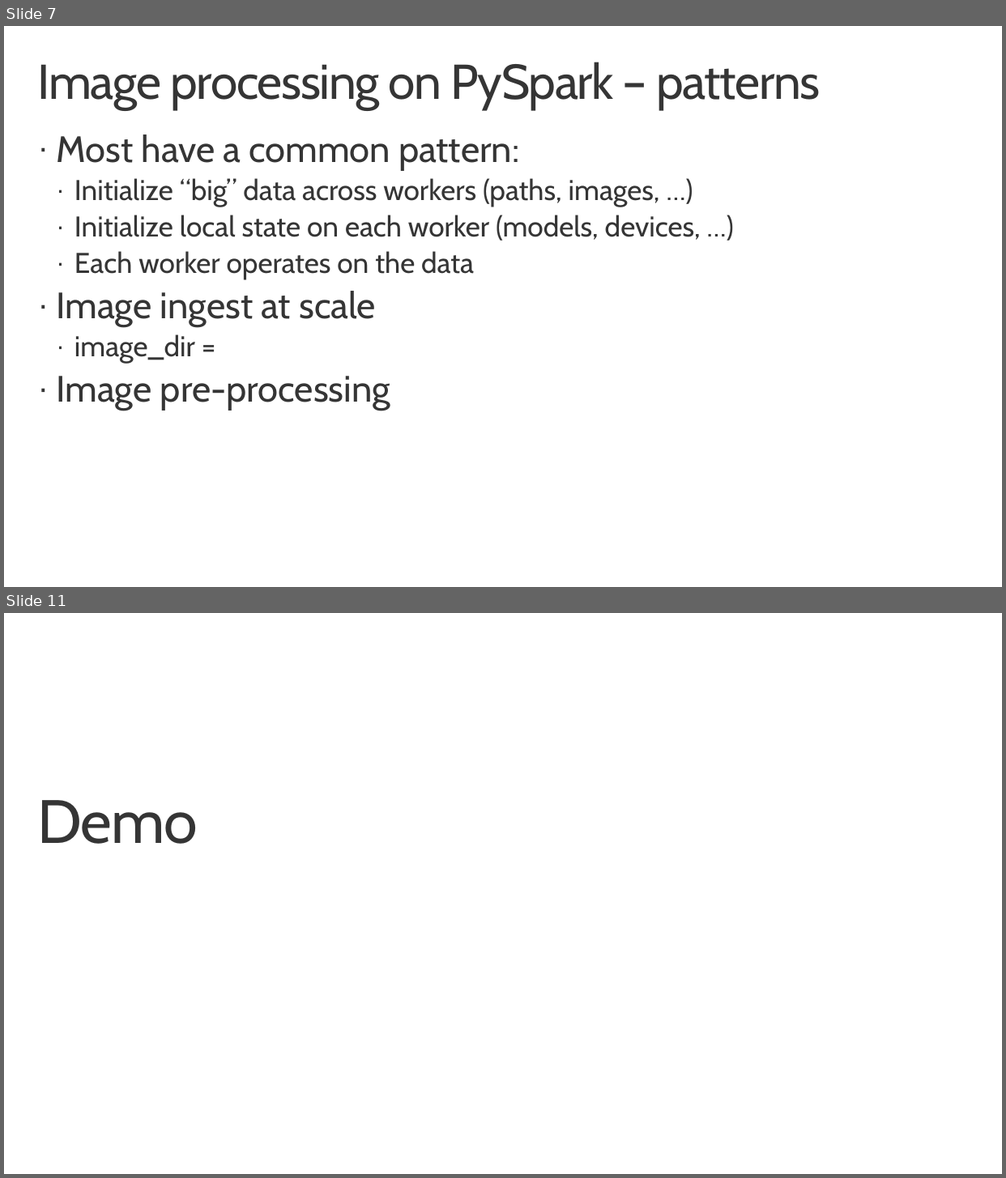
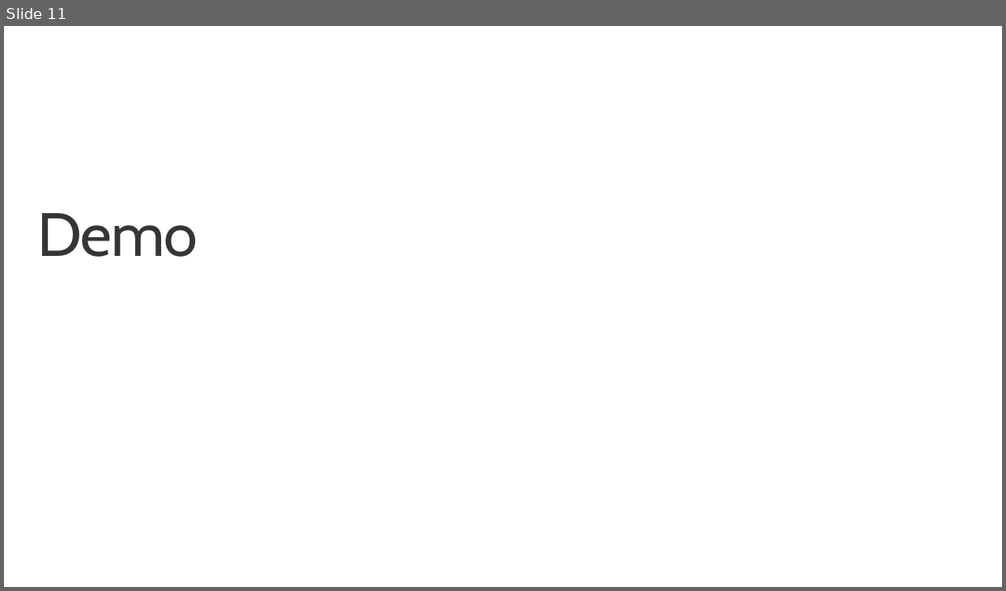
Before and after one commit to aiimmersion/aiimmersion-resources, a slide deck: Deep Learning and the Microsoft Cognitive Toolkit/CNTK on Spark/CNTK-PySpark.pptx. Shown one above the other, each under a label of ours: slides 7 and 11 before the commit, slide 11 after it; the slides between them are not shown. The pictures are 1006x1178 and 1006x591 pixels, drawn with LibreOffice and Linux fonts; fonts in the diff are those of the drawing; background and template pictures are left out. Boxes give left, top, right and bottom in pixels: in the first picture for what was removed or moved away, otherwise in the second. Text is boxed around its words. In the diff, an @@ line names an element or a change of style, - is before the commit and + after.

Commit message:
Update the CNTK on PySpark deck with new content

```diff
--- a/Deep Learning and the Microsoft Cognitive Toolkit/CNTK on Spark/CNTK-PySpark.pptx
+++ b/Deep Learning and the Microsoft Cognitive Toolkit/CNTK on Spark/CNTK-PySpark.pptx
@@ slide 7 removed at <box>4,26,1002,587</box>, background #FFFFFF @@
@@ title removed at <box>38,62,820,109</box> @@
-Image processing on PySpark – patterns
@@ text removed at <box>56,135,701,411</box> @@
-· Most have a common pattern:
-  · Initialize “big” data across workers (paths, images, …)
-  · Initialize local state on each worker (models, devices, …)
-  · Each worker operates on the data
-· Image ingest at scale
-  · image_dir =
-· Image pre-processing
```
Also in this commit, not shown: 8 slides changed, 1 slide added.
